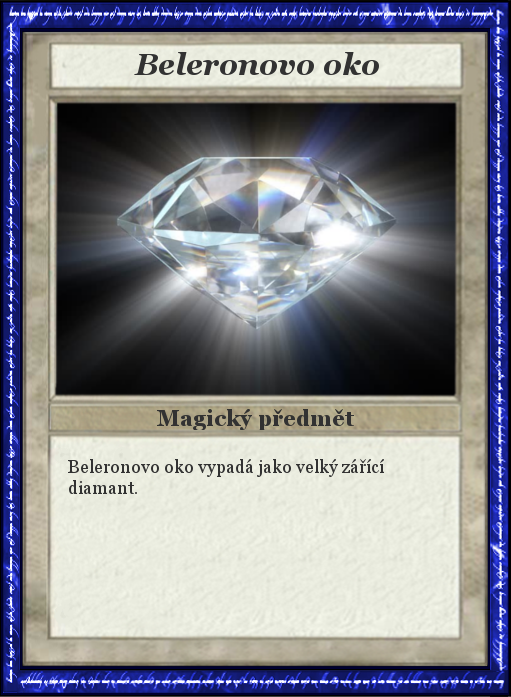
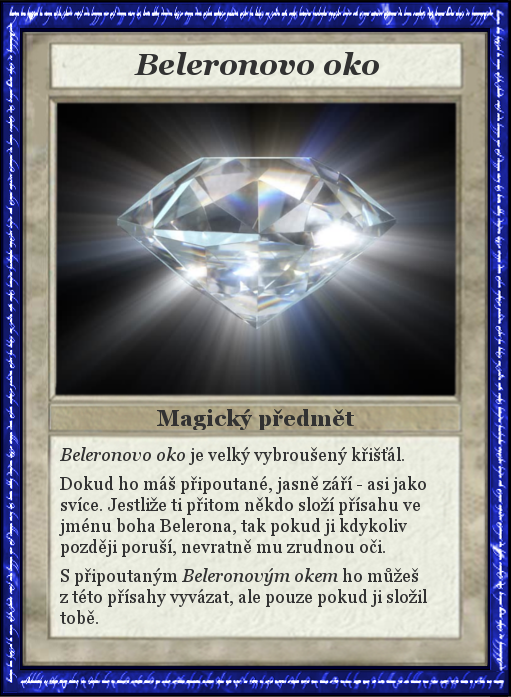
Layered file, before and after one edit (511 x 697). Changes by layer:
renamed "Beleronovo oko vypadá jako vel..." to "Beleronovo oko je velký vybrou...", painted on it over [59, 447, 427, 624]
